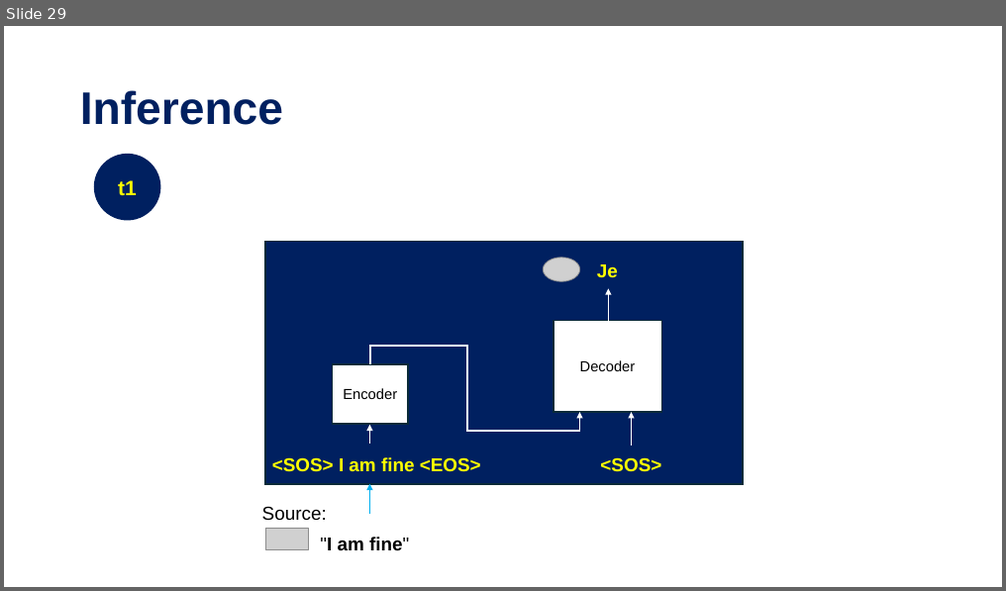
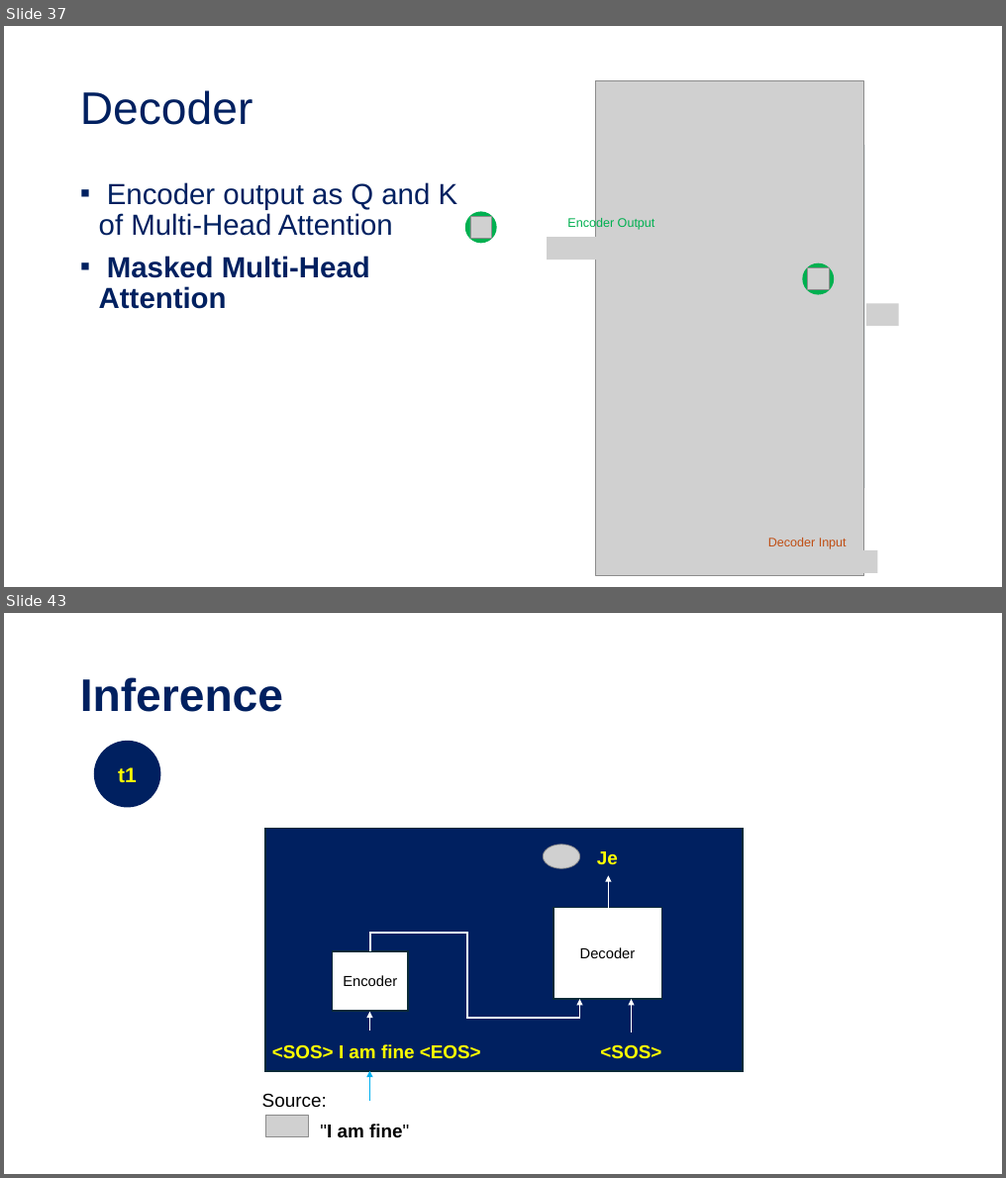
Before and after one commit to tanquangduong/transformer-pt, a slide deck: presentation/Introduction to Transformer.pptx. Shown one above the other, each under a label of ours: slide 29 before the commit, slides 37 and 43 after it; the slides between them are not shown. The pictures are 1006x591 and 1006x1178 pixels, drawn with LibreOffice and Linux fonts; fonts in the diff are those of the drawing; grey boxes stand for pictures. Boxes give left, top, right and bottom in pixels: in the first picture for what was removed or moved away, otherwise in the second. Text is boxed around its words. In the diff, an @@ line names an element or a change of style, - is before the commit and + after.

```diff
--- a/presentation/Introduction to Transformer.pptx
+++ b/presentation/Introduction to Transformer.pptx
@@ slide 37 added at [4, 26, 1002, 587], background #FFFFFF @@
@@ picture added at [596, 81, 865, 576] @@
@@ title added at [80, 90, 253, 125], 44 pt, text #002060 @@
+Decoder
@@ rounded rectangle added at [669, 115, 864, 519], fill #CAEEFB, outline #092A39 0.75 pt @@
@@ text added at [99, 182, 458, 309], 28 pt, text #002060 @@
+▪ Encoder output as Q and K of Multi-Head Attention
+▪ Masked Multi-Head Attention
@@ ellipse added at [465, 212, 497, 243], fill #00B050 @@
@@ picture added at [470, 217, 492, 239] @@
@@ text added at [567, 217, 655, 230], 12 pt, text #00B050 @@
+Encoder Output
@@ picture added at [547, 237, 665, 260] @@
@@ ellipse added at [803, 264, 835, 294], fill #00B050 @@
@@ picture added at [807, 269, 829, 290] @@
@@ picture added at [699, 313, 727, 336] @@
@@ picture added at [738, 313, 765, 336] @@
@@ picture added at [782, 313, 810, 336] @@
@@ picture added at [866, 304, 899, 326] @@
@@ picture added at [758, 551, 877, 573] @@
@@ text added at [768, 538, 846, 550], 12 pt, text #C04F15 @@
+Decoder Input
@@ what was slide 29 is now slide 43 @@
```
Also in this commit, not shown: 2 slides changed, 13 other slides added, 1 other file.
